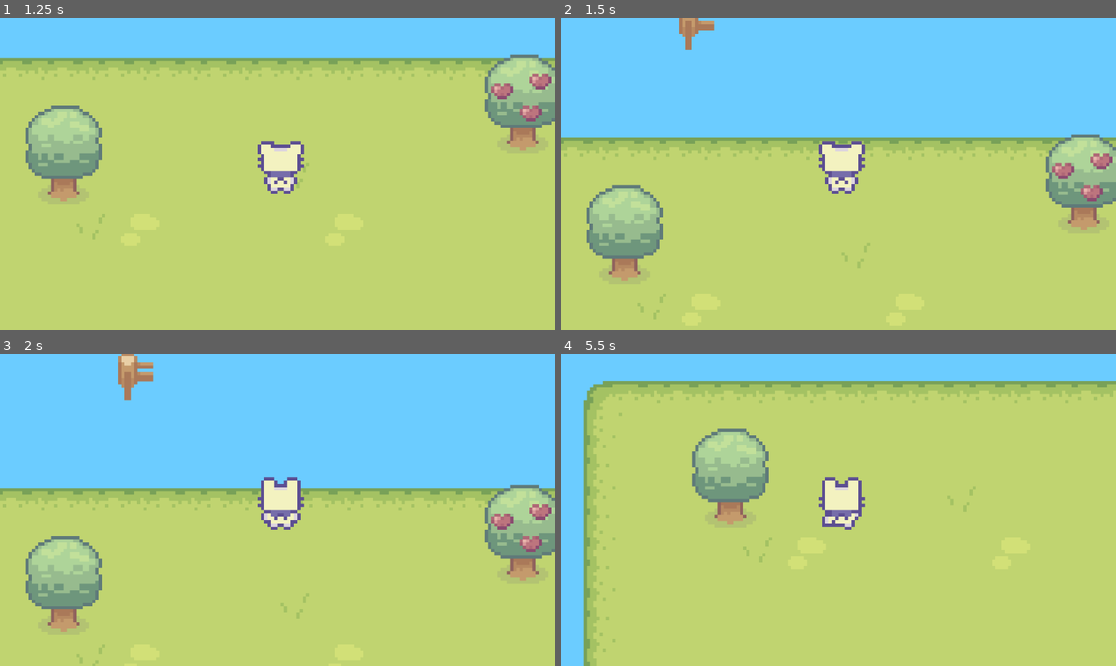
Above: before the commit, frames 1-4 (two rows, left to right).
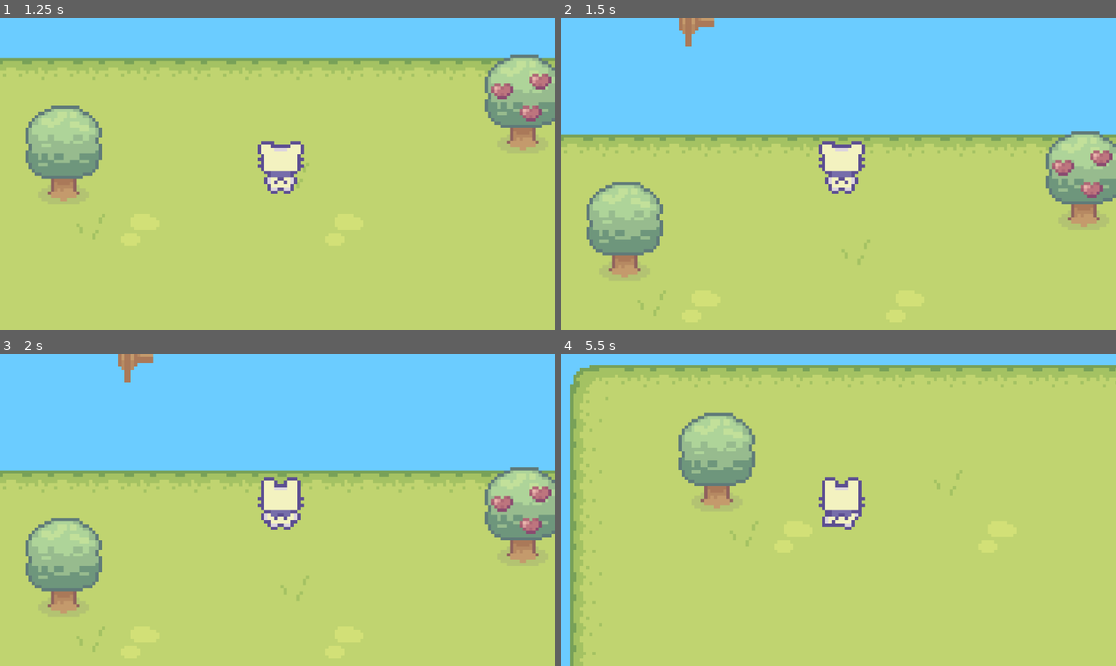
Above: after the commit, the same moments.

Repository: johnf008/Campfire-Project-One
Game: Godot game, scene res://main.tscn
The game is run twice, just before and just after one commit, with the same random seed, the same clock (stepped at 60 frames per second) and the same inputs.
Inputs:
- Up to frame 1 (1.25 s): tap Enter at 0.5 s; hold Space (up) from 0.53 s (still down); tap Alt at 0.6 s
- Up to frame 2 (1.5 s): keep holding Space (up); tap Shift at 1.35 s
- Up to frame 3 (2 s): keep holding Space (up)
- Up to frame 4 (5.5 s): release Space (up) at 2.03 s; hold A (left) 2.03-3.53 s; tap Alt at 2.1, 3.6, 5.1 s; tap Shift at 2.85, 4.35 s; hold S (down) 3.53-4.28 s; hold D (right) 4.28-5.03 s; hold Space (up) from 5.03 s (still down)

Frame 1 is identical in both runs. In frame 2, 5.5% of the frame differs, in the area x 0-100%, y 0-97%; in frame 3, 16%; in frame 4, 17%, in the area x 1-100%, y 3-100%.

Commit message:
Tile checker now works perfectly bro
Actually it doesn't i just added some increment to let not automatically be true bc 4 some reason it was showing up as true at the beginning even though they weren't touching

Diff:
--- a/character_body_2d.gd
+++ b/character_body_2d.gd
@@ -3,6 +3,8 @@
 const MAX_SPEED = 100
 var last_direction := Vector2(1,0)
 var fishing_ability = false
+
+var wait_for_me = 0
 func _physics_process(delta):
 	var direction = Input.get_vector("left", "right", "up", "down")
 	velocity = direction * MAX_SPEED
@@ -21,15 +23,15 @@
 	elif direction.x ==0 and direction.y == 0:
 		%AnimationPlayer.play("forward_idle")
 
-
+	print(fishing_ability)
 	move_and_slide()
 
+
 func _on_area_2d_body_entered(body: Node2D) -> void:
-	if is_in_group("player_and_lake"):
+	if is_in_group("player_and_lake") and wait_for_me != 0:
 		print("You can fish rn")
 		fishing_ability = true
-	print(body)
-
+	wait_for_me += 1
 func _on_area_2d_body_exited(body: Node2D) -> void:
 	print("You can't fish rn")
 	fishing_ability = false
--- a/main.tscn
+++ b/main.tscn
@@ -292,7 +292,7 @@
 }
 
 [sub_resource type="RectangleShape2D" id="RectangleShape2D_ig7tw"]
-size = Vector2(9.75, 11)
+size = Vector2(19, 21)
 
 [sub_resource type="RectangleShape2D" id="RectangleShape2D_7mycd"]
 size = Vector2(195, 149)
@@ -340,7 +340,7 @@
 libraries/ = SubResource("AnimationLibrary_dg77c")
 
 [node name="CollisionShape2D" type="CollisionShape2D" parent="CharacterBody2D" unique_id=1224326413]
-position = Vector2(242.125, -181.5)
+position = Vector2(242.5, -181.5)
 shape = SubResource("RectangleShape2D_ig7tw")
 
 [node name="Camera2D" type="Camera2D" parent="CharacterBody2D" unique_id=1592706426]
@@ -352,7 +352,7 @@
 [node name="CollisionPolygon2D" type="CollisionPolygon2D" parent="StaticBody2D" unique_id=868635299]
 polygon = PackedVector2Array(413, 235, 707, 235, 708, 268, 816, 269, 819, 317, 960, 317, 962, 374, 945, 375, 946, 487,  …(303 unchanged characters)…
 
-[node name="Area2D" type="Area2D" parent="." unique_id=1770892931 groups=["player_and_lake"]]
+[node name="Area2D" type="Area2D" parent="." unique_id=1770892931]
 
 [node name="CollisionShape2D" type="CollisionShape2D" parent="Area2D" unique_id=1723829265]
 position = Vector2(675.5, 422.5)
